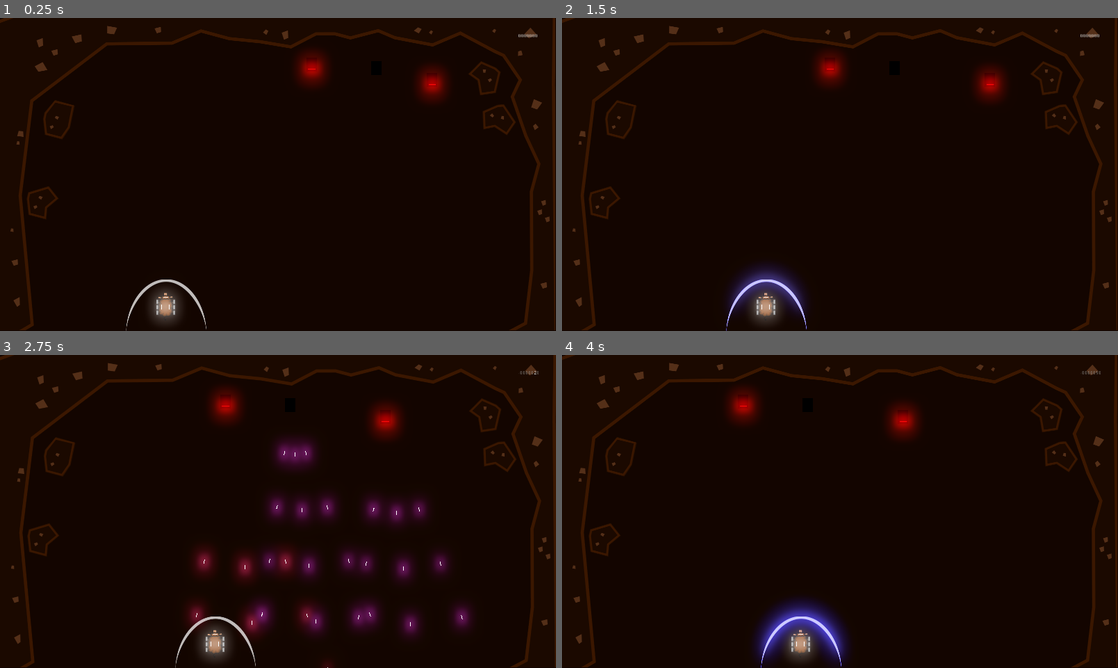
Above: before the commit, frames 1-4 (two rows, left to right).
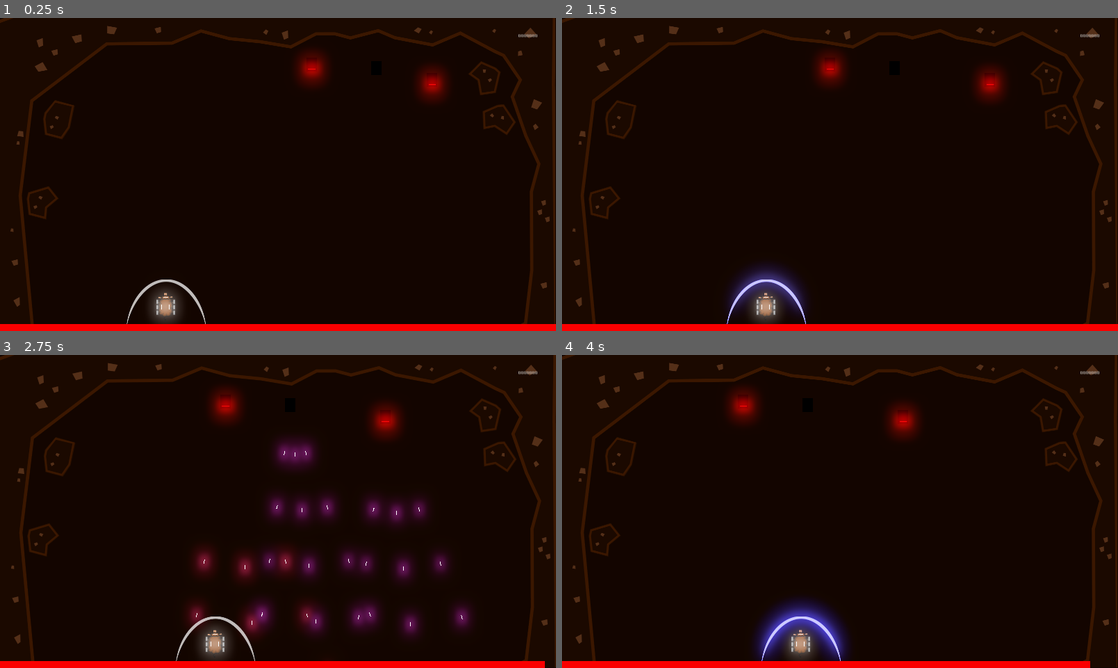
Above: after the commit, the same moments.

Repository: GameDrivenDesign/punk-wolf
Game: Godot game, scene res://game.tscn
Same seed, same stepped clock (60 frames per second), same inputs: the game is played once before the commit and once after it.
Inputs:
- Up to frame 1 (0.25 s): no input
- Up to frame 2 (1.5 s): hold Right (ui_right) 0.53-1.28 s; hold R (shield_blue) 0.53-1.28 s; hold Left (ui_left) from 1.28 s (still down); tap E (shield_red) at 1.35 s
- Up to frame 3 (2.75 s): release Left (ui_left) at 2.03 s; hold Right (ui_right) from 2.03 s (still down); tap Q (shoot_0) at 2.1 s
- Up to frame 4 (4 s): tap W (shoot_1) at 2.85 s; release Right (ui_right) at 3.53 s; hold Left (ui_left) from 3.53 s (still down); hold R (shield_blue) from 3.53 s (still down)

The runs differ from the first frame. In frame 1, 2.2% of the frame differs, in the area x 0-100%, y 97-100%; in frame 2, 2.2%; in frame 3, 2.2%; in frame 4, 2.1%.

Commit message:
make it so you can die

Diff:
--- a/game.gd
+++ b/game.gd
@@ -26,11 +26,19 @@
 		next_stage()
 
 func sheep_hit():
-	update_score(-10)
+	# update_score(-10)
+	update_hitpoints()
 
 func update_score(delta):
 	score += delta
-	$camera/CanvasLayer/Label.text = str(score).pad_zeros(7)
+	$camera/CanvasLayer/score.text = str(score).pad_zeros(7)
+
+func update_hitpoints():
+	if $Sheep.hitpoints < 0:
+		get_tree().set_paused(true)
+		send_highscore("Punk Wolf", "Sebastian", score)
+	else:
+		$camera/CanvasLayer/hitpoints.rect_scale.x = float($Sheep.hitpoints) / $Sheep.max_hitpoints
 
 func next_stage():
 	enemy_count = 0
@@ -50,3 +58,26 @@
 			e.shoot_spread_angle = 5
 			e.shoot_long_interval = 0.9
 			e.shoot_spawn_interval = 0.1
+
+# Send a highscore to the server.
+# Returns the position on the scoreboard (1-based).
+func send_highscore(game: String, player: String, score: int):
+	var http_request = HTTPRequest.new()
+	add_child(http_request)
+
+	var url = ("https://scores.tmbe.me/score?game=" + game.percent_encode() +
+		"&player=" + player.percent_encode() +
+		"&score=" + str(score).percent_encode())
+
+	if http_request.request(url, [], true, HTTPClient.METHOD_POST) != OK:
+		print("Sending highscore failed")
+		return -1
+	var response = yield(http_request, "request_completed")
+	if response[1] != 200:
+		print("Sending highscore returned " + str(response[1]))
+		return -1
+	remove_child(http_request)
+
+	var position = JSON.parse(response[3].get_string_from_utf8()).result["position"]
+	print("Highscore submitted! - You scored position " + str(position))
+	return position
--- a/game.tscn
+++ b/game.tscn
@@ -29,12 +29,21 @@
 
 [node name="CanvasLayer" type="CanvasLayer" parent="camera"]
 
-[node name="Label" type="Label" parent="camera/CanvasLayer"]
+[node name="score" type="Label" parent="camera/CanvasLayer"]
 margin_left = 1491.32
 margin_top = 45.306
 margin_right = 1531.32
 margin_bottom = 59.306
 text = "0000000"
+__meta__ = {
+"_edit_use_anchors_": false
+}
+
+[node name="hitpoints" type="ColorRect" parent="camera/CanvasLayer"]
+margin_top = 880.0
+margin_right = 1600.0
+margin_bottom = 900.0
+color = Color( 0.984314, 0, 0, 1 )
 __meta__ = {
 "_edit_use_anchors_": false
 }
--- a/sheep.gd
+++ b/sheep.gd
@@ -5,7 +5,8 @@
 export (int) var speed = 200
 
 var velocity = Vector2()
-var health = 100
+const max_hitpoints = 1000
+var hitpoints = max_hitpoints
 
 const CANNON_TIMEOUT = 1
 var timeout_cannons = [0, 0]
@@ -48,6 +49,6 @@
 	move_and_collide(velocity * delta)
 
 func take_damage(amount, point):
-	health -= amount
+	hitpoints -= amount
 	emit_signal("hit")
 	$"../camera".add_trauma(1)
